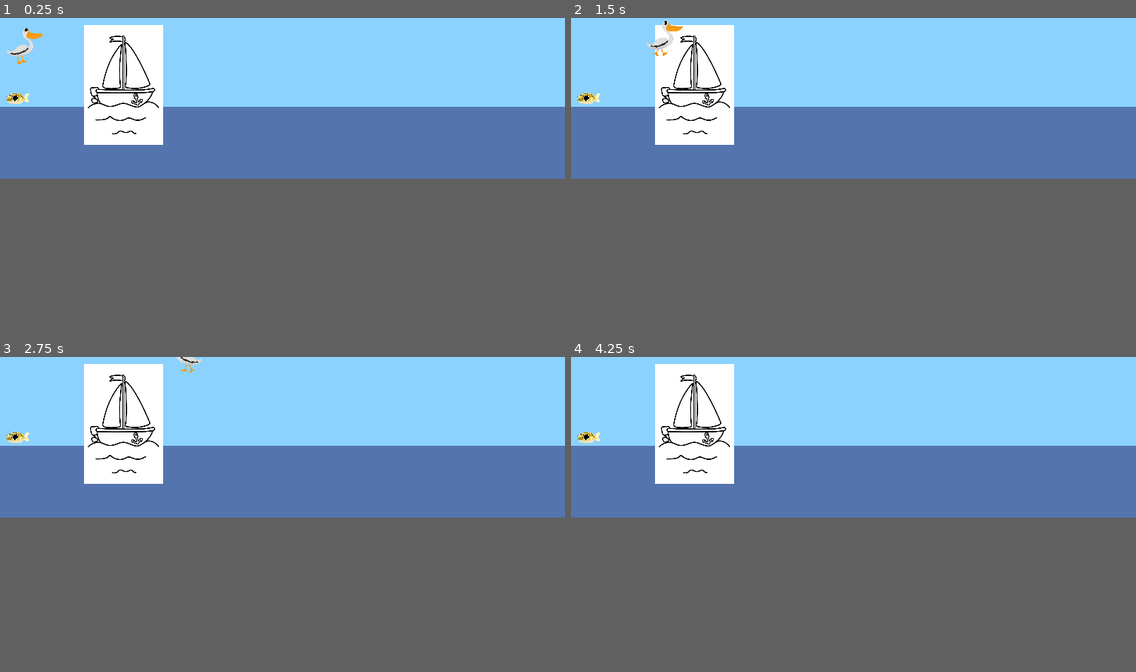
Above: before the commit, frames 1-4 (two rows, left to right).
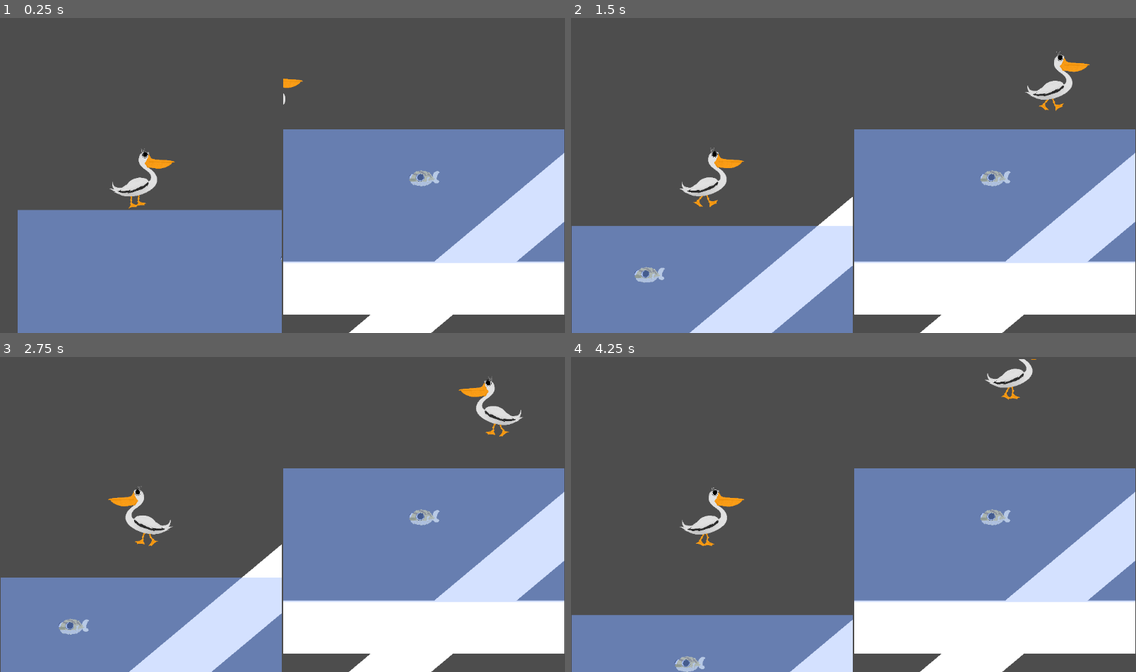
Above: after the commit, the same moments.

Repository: CISC204-S25/final-project-team-6
Game: Godot game, scene res://level_1.tscn
Same seed, same stepped clock (60 frames per second), same inputs: the game is played once before the commit and once after it. This scene is started directly instead of the project's main scene.
Inputs:
- Up to frame 1 (0.25 s): no input
- Up to frame 2 (1.5 s): tap Enter at 0.5 s; hold D (BirdRight) from 0.53 s (still down); tap E (BirdPickup) at 0.6, 1.35 s; tap W (BirdUp) at 0.77 s
- Up to frame 3 (2.75 s): tap W (BirdUp) at 1.52 s; release D (BirdRight) at 2.03 s; hold A (BirdLeft) from 2.03 s (still down); tap E (BirdPickup) at 2.1 s
- Up to frame 4 (4.25 s): release A (BirdLeft) at 2.78 s; hold D (BirdRight) from 2.78 s (still down); tap E (BirdPickup) at 2.85, 3.6 s; tap W (BirdUp) at 3.02, 3.77 s
In our replay, the window is 800x228 before the commit and 800x447 after it. These sizes can differ from the game's own. Grey fills any space a smaller window leaves; there, only what the larger window draws over its background counts as a difference.

The runs differ from the first frame. In frame 1, 65% of the frame differs, in the area x 0-100%, y 0-100%; in frame 2, 71%; in frame 3, 72%; in frame 4, 75%.

Commit message:
moved base test scene and code to main level

Diff:
--- /dev/null
+++ b/final-project/level_1.gd
@@ -0,0 +1,21 @@
+extends Node2D
+
+@onready var players := {
+	"1": {
+		viewport = $"HBoxContainer/SubViewportContainer/SubViewport1",
+		camera = $"HBoxContainer/SubViewportContainer/SubViewport1/Camera2D1",
+		player = $HBoxContainer/SubViewportContainer/SubViewport1/pelican,
+	},
+	"2" : {
+		viewport = $"HBoxContainer/SubViewportContainer2/SubViewport2",
+		camera = $"HBoxContainer/SubViewportContainer2/SubViewport2/Camera2D2",
+		player = $HBoxContainer/SubViewportContainer2/SubViewport2/pufferfish,
+	}
+}
+
+func _ready():
+	players["2"]["viewport"].world_2d = players["1"]["viewport"].world_2d
+	for node in players.values():
+			var remote_transform := RemoteTransform2D.new()
+			remote_transform.remote_path = node["camera"].get_path()
+			node["player"].add_child(remote_transform)
--- a/final-project/level_1.tscn
+++ b/final-project/level_1.tscn
@@ -1,88 +1,166 @@
-[gd_scene load_steps=9 format=3 uid="uid://dn3tee0m4ll02"]
+[gd_scene load_steps=8 format=3 uid="uid://dn3tee0m4ll02"]
 
+[ext_resource type="Script" path="res://level_1.gd" id="1_imo6b"]
 [ext_resource type="PackedScene" uid="uid://cv1x731ovllyw" path="res://pelican/pelican.tscn" id="2_7wd12"]
-[ext_resource type="Texture2D" uid="uid://bpuh6cnmsoum" path="res://boat.jpg" id="2_a56w0"]
 [ext_resource type="PackedScene" uid="uid://bab6pnm5d3icy" path="res://pufferfish/pufferfish.tscn" id="3_hsc0q"]
 
-[sub_resource type="RectangleShape2D" id="RectangleShape2D_pa54m"]
-size = Vector2(1058.17, 144.31)
+[sub_resource type="BoxMesh" id="BoxMesh_g5bo0"]
 
-[sub_resource type="RectangleShape2D" id="RectangleShape2D_v3urd"]
-size = Vector2(1419, 219)
+[sub_resource type="RectangleShape2D" id="RectangleShape2D_x0bpg"]
+size = Vector2(1151, 125)
 
-[sub_resource type="PhysicsMaterial" id="PhysicsMaterial_5nkny"]
+[sub_resource type="RectangleShape2D" id="RectangleShape2D_7uwkh"]
+size = Vector2(1156.5, 280)
 
-[sub_resource type="RectangleShape2D" id="RectangleShape2D_f6hjj"]
-size = Vector2(1176, 172)
-
-[sub_resource type="RectangleShape2D" id="RectangleShape2D_ky3dc"]
-size = Vector2(32.8947, 22.7193)
+[sub_resource type="RectangleShape2D" id="RectangleShape2D_ikhos"]
+size = Vector2(1156.5, 282)
 
 [node name="Level1" type="Node2D"]
+script = ExtResource("1_imo6b")
 
-[node name="ocean" type="Area2D" parent="."]
-position = Vector2(-1, 218)
-scale = Vector2(1.32708, 1.27317)
+[node name="HBoxContainer" type="HBoxContainer" parent="."]
+offset_left = 1.0
+offset_top = 5.0
+offset_right = 1159.0
+offset_bottom = 653.0
+
+[node name="SubViewportContainer" type="SubViewportContainer" parent="HBoxContainer"]
+layout_mode = 2
+
+[node name="SubViewport1" type="SubViewport" parent="HBoxContainer/SubViewportContainer"]
+disable_3d = true
+handle_input_locally = false
+size = Vector2i(576, 648)
+render_target_update_mode = 4
+
+[node name="Camera2D1" type="Camera2D" parent="HBoxContainer/SubViewportContainer/SubViewport1"]
+position = Vector2(363, 165)
+
+[node name="pelican" parent="HBoxContainer/SubViewportContainer/SubViewport1" instance=ExtResource("2_7wd12")]
+collision_layer = 5
+collision_mask = 5
+
+[node name="Environment" type="Node2D" parent="HBoxContainer/SubViewportContainer/SubViewport1"]
+
+[node name="Ground" type="StaticBody2D" parent="HBoxContainer/SubViewportContainer/SubViewport1/Environment"]
+position = Vector2(233, 237)
+
+[node name="MeshInstance2D" type="MeshInstance2D" parent="HBoxContainer/SubViewportContainer/SubViewport1/Environment/Ground"]
+position = Vector2(345.5, 356.75)
+scale = Vector2(1151, 108.5)
+mesh = SubResource("BoxMesh_g5bo0")
+
+[node name="CollisionShape2D" type="CollisionShape2D" parent="HBoxContainer/SubViewportContainer/SubViewport1/Environment/Ground"]
+position = Vector2(344.5, 364)
+shape = SubResource("RectangleShape2D_x0bpg")
+
+[node name="Ground2" type="StaticBody2D" parent="HBoxContainer/SubViewportContainer/SubViewport1/Environment"]
+position = Vector2(288, 400)
+rotation = -0.698132
+
+[node name="MeshInstance2D" type="MeshInstance2D" parent="HBoxContainer/SubViewportContainer/SubViewport1/Environment/Ground2"]
+position = Vector2(345.5, 356.75)
+scale = Vector2(1151, 108.5)
+mesh = SubResource("BoxMesh_g5bo0")
+
+[node name="CollisionShape2D" type="CollisionShape2D" parent="HBoxContainer/SubViewportContainer/SubViewport1/Environment/Ground2"]
+position = Vector2(344.5, 364)
+shape = SubResource("RectangleShape2D_x0bpg")
+
+[node name="Water" type="Node2D" parent="HBoxContainer/SubViewportContainer/SubViewport1/Environment"]
+
+[node name="FlyingWater" type="StaticBody2D" parent="HBoxContainer/SubViewportContainer/SubViewport1/Environment/Water"]
 collision_layer = 4
 collision_mask = 4
-metadata/_edit_group_ = true
 
-[node name="CollisionShape2D" type="CollisionShape2D" parent="ocean"]
-position = Vector2(529.634, 73.9366)
-shape = SubResource("RectangleShape2D_pa54m")
+[node name="CollisionShape2D" type="CollisionShape2D" parent="HBoxContainer/SubViewportContainer/SubViewport1/Environment/Water/FlyingWater"]
+position = Vector2(574.75, 406)
+shape = SubResource("RectangleShape2D_7uwkh")
 
-[node name="ColorRect" type="ColorRect" parent="ocean"]
-offset_right = 40.0
-offset_bottom = 40.0
-scale = Vector2(26.5339, 3.92323)
-color = Color(0.345098, 0.541176, 0.890196, 0.643137)
+[node name="SwimmingWater" type="Area2D" parent="HBoxContainer/SubViewportContainer/SubViewport1/Environment/Water"]
+collision_layer = 2
+collision_mask = 2
 
-[node name="sky" type="Area2D" parent="."]
-metadata/_edit_group_ = true
+[node name="CollisionShape2D" type="CollisionShape2D" parent="HBoxContainer/SubViewportContainer/SubViewport1/Environment/Water/SwimmingWater"]
+position = Vector2(576.75, 402.25)
+shape = SubResource("RectangleShape2D_ikhos")
 
-[node name="CollisionShape2D" type="CollisionShape2D" parent="sky"]
-position = Vector2(705, 109)
-shape = SubResource("RectangleShape2D_v3urd")
+[node name="ColorRect" type="ColorRect" parent="HBoxContainer/SubViewportContainer/SubViewport1/Environment/Water/SwimmingWater"]
+offset_left = 2.0
+offset_top = 267.0
+offset_right = 1154.0
+offset_bottom = 542.0
+color = Color(0.489899, 0.647625, 0.999723, 0.333333)
 
-[node name="ColorRect2" type="ColorRect" parent="sky"]
-offset_right = 40.0
-offset_bottom = 40.0
-scale = Vector2(35.2359, 5.52396)
-color = Color(0.542981, 0.822036, 1, 1)
+[node name="SubViewportContainer2" type="SubViewportContainer" parent="HBoxContainer"]
+layout_mode = 2
 
-[node name="Pelican_Collsion" type="StaticBody2D" parent="."]
-position = Vector2(9, 229)
-scale = Vector2(1.19544, 1.06985)
+[node name="SubViewport2" type="SubViewport" parent="HBoxContainer/SubViewportContainer2"]
+disable_3d = true
+handle_input_locally = false
+size = Vector2i(576, 648)
+render_target_update_mode = 4
+
+[node name="Camera2D2" type="Camera2D" parent="HBoxContainer/SubViewportContainer2/SubViewport2"]
+position = Vector2(572, 367)
+
+[node name="pufferfish" parent="HBoxContainer/SubViewportContainer2/SubViewport2" instance=ExtResource("3_hsc0q")]
+position = Vector2(572, 367)
 collision_layer = 3
-collision_mask = 3
-physics_material_override = SubResource("PhysicsMaterial_5nkny")
-metadata/_edit_group_ = true
 
-[node name="CollisionShape2D" type="CollisionShape2D" parent="Pelican_Collsion"]
-light_mask = 2
-visibility_layer = 2
-position = Vector2(578, 78)
-shape = SubResource("RectangleShape2D_f6hjj")
+[node name="Environment" type="Node2D" parent="HBoxContainer/SubViewportContainer2/SubViewport2"]
 
-[node name="boat" type="StaticBody2D" parent="."]
-position = Vector2(306, 150)
-scale = Vector2(4.67879, 5.5214)
-metadata/_edit_group_ = true
+[node name="Ground" type="StaticBody2D" parent="HBoxContainer/SubViewportContainer2/SubViewport2/Environment"]
+position = Vector2(233, 237)
 
-[node name="Sprite2D" type="Sprite2D" parent="boat"]
-position = Vector2(3.8147e-06, 3.07018)
-scale = Vector2(0.0570652, 0.0523256)
-texture = ExtResource("2_a56w0")
+[node name="MeshInstance2D" type="MeshInstance2D" parent="HBoxContainer/SubViewportContainer2/SubViewport2/Environment/Ground"]
+position = Vector2(345.5, 356.75)
+scale = Vector2(1151, 108.5)
+mesh = SubResource("BoxMesh_g5bo0")
 
-[node name="CollisionShape2D" type="CollisionShape2D" parent="boat"]
-position = Vector2(0.219303, 2.23685)
-shape = SubResource("RectangleShape2D_ky3dc")
+[node name="CollisionShape2D" type="CollisionShape2D" parent="HBoxContainer/SubViewportContainer2/SubViewport2/Environment/Ground"]
+position = Vector2(344.5, 364)
+shape = SubResource("RectangleShape2D_x0bpg")
 
-[node name="pelican" parent="." instance=ExtResource("2_7wd12")]
-position = Vector2(59, 67)
-scale = Vector2(0.711341, 0.773718)
+[node name="Ground2" type="StaticBody2D" parent="HBoxContainer/SubViewportContainer2/SubViewport2/Environment"]
+position = Vector2(288, 400)
+rotation = -0.698132
 
-[node name="pufferfish" parent="." instance=ExtResource("3_hsc0q")]
-position = Vector2(44, 267)
-scale = Vector2(0.923198, 0.886338)
-collision_layer = 3
+[node name="MeshInstance2D" type="MeshInstance2D" parent="HBoxContainer/SubViewportContainer2/SubViewport2/Environment/Ground2"]
+position = Vector2(345.5, 356.75)
+scale = Vector2(1151, 108.5)
+mesh = SubResource("BoxMesh_g5bo0")
+
+[node name="CollisionShape2D" type="CollisionShape2D" parent="HBoxContainer/SubViewportContainer2/SubViewport2/Environment/Ground2"]
+position = Vector2(344.5, 364)
+shape = SubResource("RectangleShape2D_x0bpg")
+
+[node name="Water" type="Node2D" parent="HBoxContainer/SubViewportContainer2/SubViewport2/Environment"]
+
+[node name="FlyingWater" type="StaticBody2D" parent="HBoxContainer/SubViewportContainer2/SubViewport2/Environment/Water"]
+collision_layer = 4
+collision_mask = 4
+
+[node name="CollisionShape2D" type="CollisionShape2D" parent="HBoxContainer/SubViewportContainer2/SubViewport2/Environment/Water/FlyingWater"]
+position = Vector2(574.75, 406)
+shape = SubResource("RectangleShape2D_7uwkh")
+
+[node name="SwimmingWater" type="Area2D" parent="HBoxContainer/SubViewportContainer2/SubViewport2/Environment/Water"]
+collision_layer = 0
+collision_mask = 2
+
+[node name="CollisionShape2D" type="CollisionShape2D" parent="HBoxContainer/SubViewportContainer2/SubViewport2/Environment/Water/SwimmingWater"]
+position = Vector2(576.75, 407)
+shape = SubResource("RectangleShape2D_ikhos")
+
+[node name="ColorRect" type="ColorRect" parent="HBoxContainer/SubViewportContainer2/SubViewport2/Environment/Water/SwimmingWater"]
+offset_left = 2.0
+offset_top = 267.0
+offset_right = 1154.0
+offset_bottom = 542.0
+color = Color(0.489899, 0.647625, 0.999723, 0.333333)
+
+[connection signal="body_entered" from="HBoxContainer/SubViewportContainer2/SubViewport2/Environment/Water/SwimmingWater" to="HBoxContainer/SubViewportContainer2/SubViewport2/pufferfish" method="_on_water_area_body_entered"]
+[connection signal="body_exited" from="HBoxContainer/SubViewportContainer2/SubViewport2/Environment/Water/SwimmingWater" to="HBoxContainer/SubViewportContainer2/SubViewport2/pufferfish" method="_on_water_area_body_exited"]
+
+[editable path="HBoxContainer/SubViewportContainer2/SubViewport2/pufferfish"]
--- a/final-project/project.godot
+++ b/final-project/project.godot
@@ -17,8 +17,7 @@
 
 [display]
 
-window/size/viewport_width=1400
-window/size/viewport_height=400
+window/size/viewport_width=1158
 window/size/initial_position_type=0
 window/stretch/mode="canvas_items"
 
